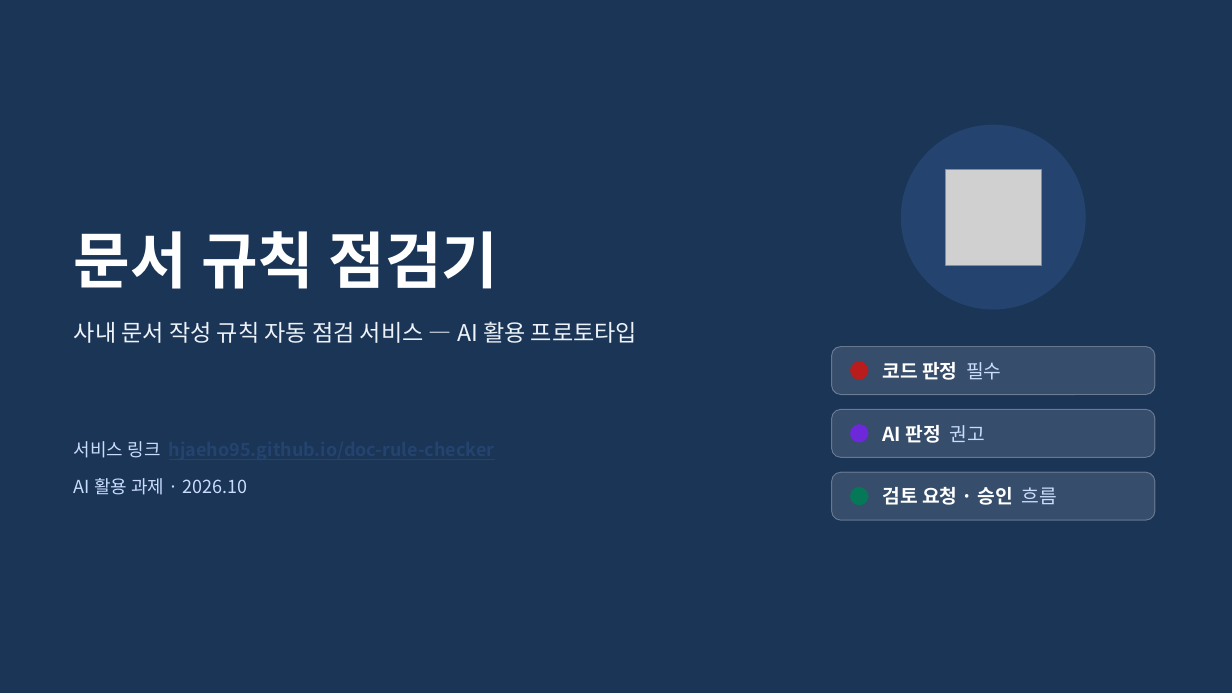
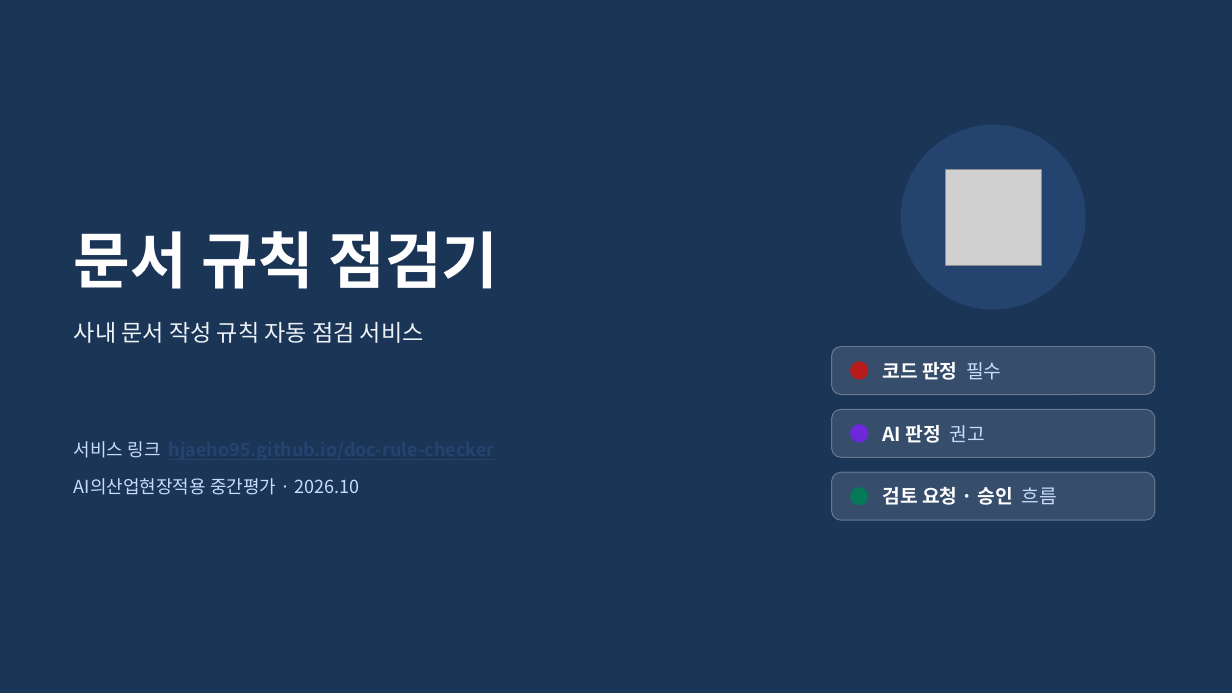
Before and after one commit to hjaeho95/doc-rule-checker, a slide deck: slide 1 of docs/AI과제_발표자료_문서규칙점검기.pptx. Drawn at 1232x693 pixels with LibreOffice and Linux fonts; fonts in the diff are those of the drawing; grey boxes stand for pictures. Boxes give left, top, right and bottom in pixels: in the first picture for what was removed or moved away, otherwise in the second. Text is boxed around its words. In the diff, an @@ line names an element or a change of style, - is before the commit and + after.

```diff
--- a/docs/AI과제_발표자료_문서규칙점검기.pptx
+++ b/docs/AI과제_발표자료_문서규칙점검기.pptx
@@ text at [74,322,424,343]: text changed @@
-사내 문서 작성 규칙 자동 점검 서비스 — AI 활용 프로토타입
+사내 문서 작성 규칙 자동 점검 서비스
@@ text at [74,478,360,495]: text changed @@
-AI 활용 과제 · 2026.10
+AI의산업현장적용 중간평가 · 2026.10
```
Also in this commit, not shown: 9 other slides changed.
